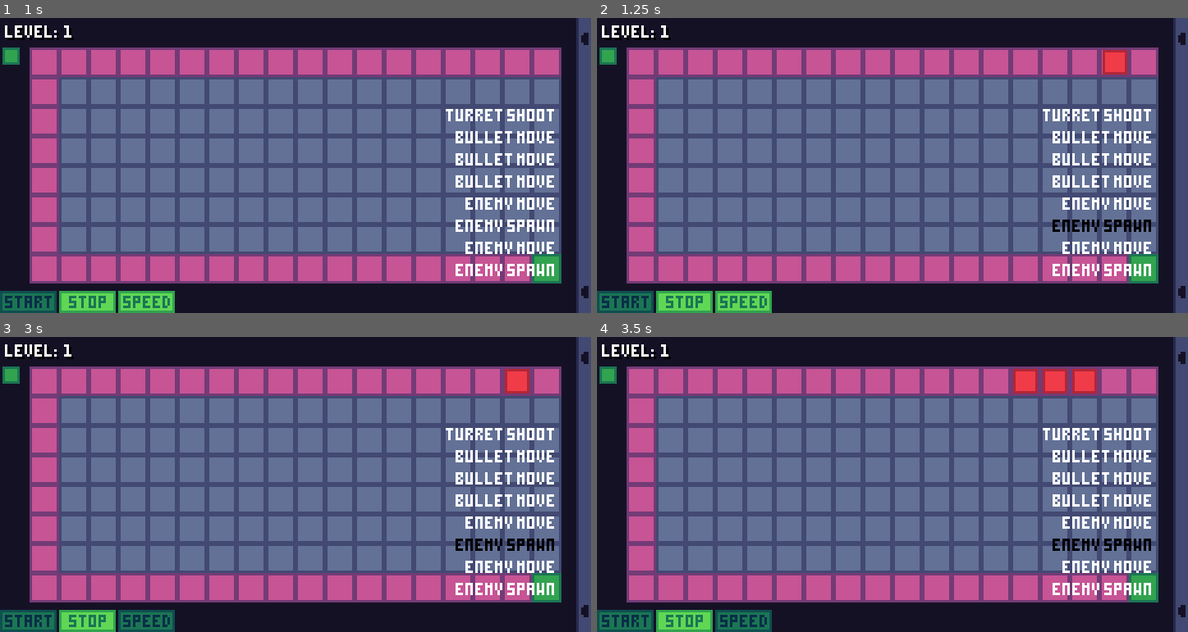
Above: before the commit, frames 1-4 (two rows, left to right).
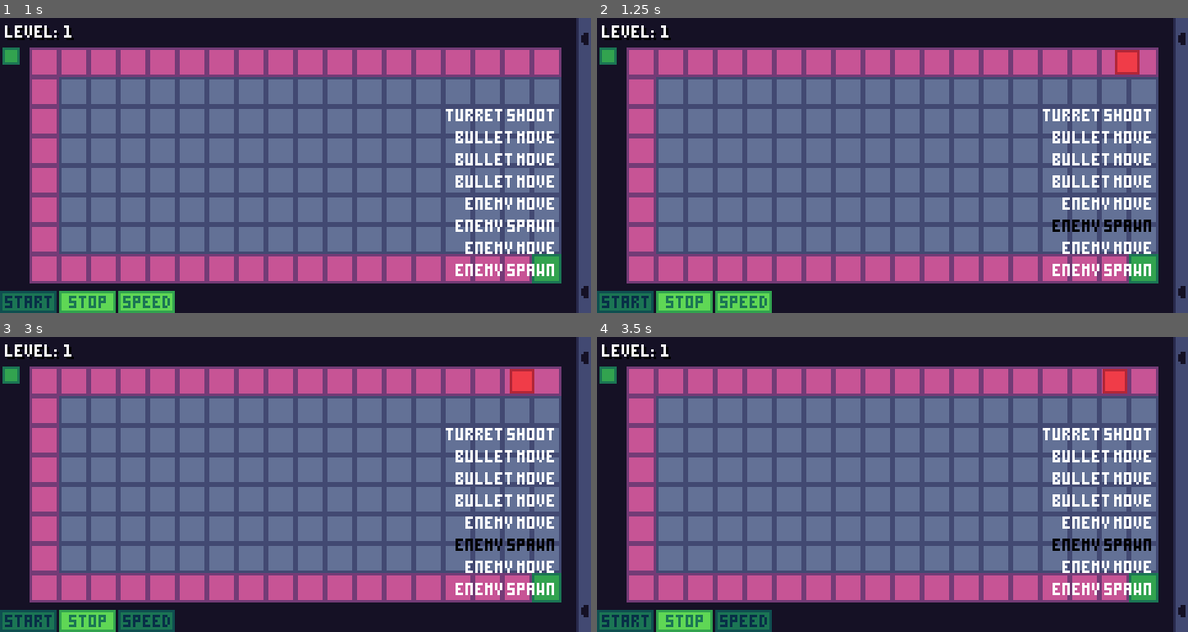
Above: after the commit, the same moments.

Repository: mariothedog/brackeys-game-jam
Game: Godot game, scene res://main/main.tscn
Same seed, same stepped clock (60 frames per second), same inputs: the game is played once before the commit and once after it.
Inputs (mouse positions are in pixels of both pictures, inside the frame that each line leads up to):
- Up to frame 1 (1 s): click (29, 301) at 0.5 s
- Up to frame 2 (1.25 s): no input
- Up to frame 3 (3 s): click (88, 620) at 1.25 s; click (29, 620) at 2 s; click (147, 620) at 2.75 s
- Up to frame 4 (3.5 s): no input

Frame 1 is identical in both runs. In frame 2, 0.4% of the frame differs, in the area x 85-92%, y 10-20%; in frame 3, 0.2%; in frame 4, 1.4%, in the area x 70-90%, y 10-20%.

Commit message:
Make enemies move at the same speed throughout the turn

Diff:
--- a/src/enemies/enemy.gd
+++ b/src/enemies/enemy.gd
@@ -5,17 +5,21 @@
 signal reached_end_of_path
 signal exploded
 
-const MOVEMENT_WEIGHT := 0.3
-var MOVEMENT_RATE := MOVEMENT_WEIGHT * Constants.PHYSICS_FPS
 const AT_TARGET_THRESHOLD := 0.1
 const DAMAGE := 1
 
 const TEMP_COLLIDER_GROUP_NAME := "temp_collider"
 
+export var move_speed := 50.0
+export (float, EASE) var move_speed_curve := 1.0
+export (float, EASE) var accel_curve := 1.0
+export (float, EASE) var decel_curve := 1.0
+
 var path: Array setget _set_path
 
 var _path_length: int
 var _path_current_index := 0
+var _start_pos: Vector2
 var _target_pos: Vector2
 var _target_points: PoolVector2Array
 
@@ -41,9 +45,13 @@
 		if _path_current_index + 1 == _path_length:
 			emit_signal("reached_end_of_path")
 		return
-	var weight := min(MOVEMENT_RATE * delta * Global.step_speed, 1)
-	var new_pos_and_points = Util.lerp_through_points(
-		sprite.global_position, _target_pos, _target_points, weight
+	var initial_dist := Util.distance_between_manhattan(_start_pos, _target_pos)
+	var dist := Util.distance_between_manhattan(sprite.global_position, _target_pos)
+	var dist_left := dist / initial_dist
+	print(ease(dist_left, move_speed_curve))
+	var dist_to_move := move_speed * ease(dist_left, move_speed_curve) * delta
+	var new_pos_and_points = Util.move_through_points(
+		sprite.global_position, _target_pos, _target_points, dist_to_move
 	)
 	var new_pos: Vector2 = new_pos_and_points[0]
 	for child in movable_children:
@@ -83,6 +91,7 @@
 		_path_current_index = _path_length - 1
 	else:
 		_path_current_index += num
+	_start_pos = global_position
 	_target_pos = path[_path_current_index]
 	_target_points = path.slice(old_path_index + 1, _path_current_index)
 	_add_temp_collider(global_position)
--- a/src/misc-scripts/utility.gd
+++ b/src/misc-scripts/utility.gd
@@ -66,11 +66,12 @@
 static func distance_between_manhattan(a: Vector2, b: Vector2) -> float:
 	return abs(b.x - a.x) + abs(b.y - a.y)
 
-static func lerp_through_points(from: Vector2, to: Vector2, points: PoolVector2Array, weight: float) -> Array:
+static func move_through_points(from: Vector2, to: Vector2, points: PoolVector2Array, dist_to_move: float) -> Array:
 	# Returns [new position, points left over]
+	var dist := distance_between_manhattan(from, to)
+	if dist_to_move > dist:
+		dist_to_move = dist
 	var new_pos := from
-	var dist := distance_between_manhattan(from, to)
-	var dist_to_move := dist * weight
 	var next_point := points[0]
 	var dist_to_next_point := distance_between_manhattan(from, next_point)
 	var ratio_to_next_point := dist_to_move / dist_to_next_point
